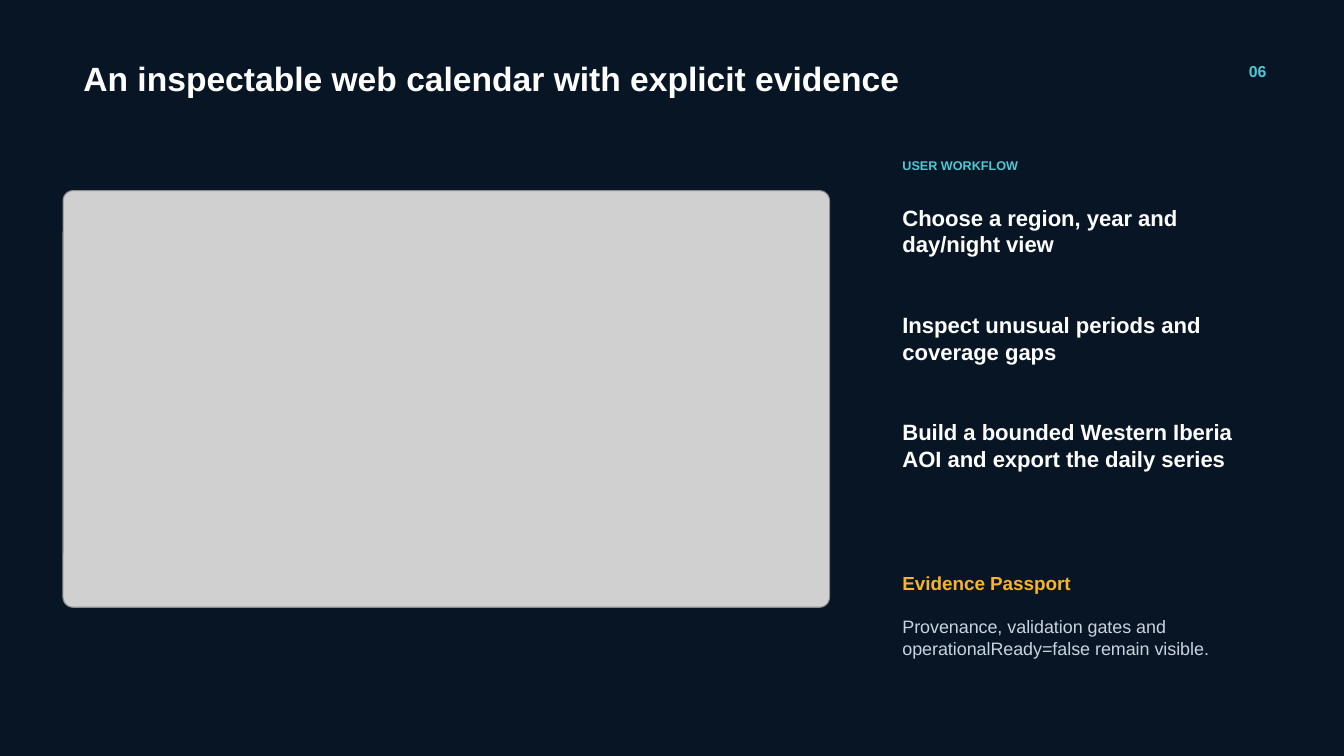
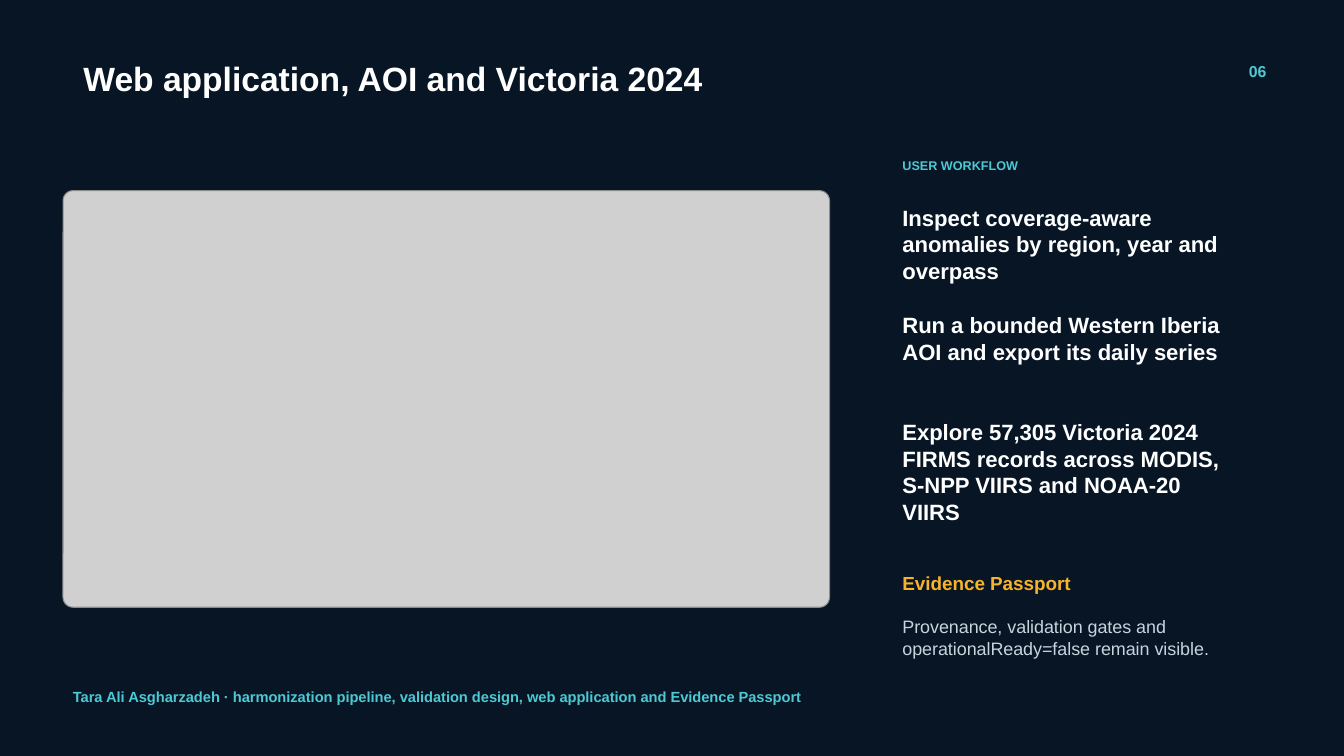
Before and after one commit to CSHub-Project/NASA-2026-QORVEX-Challenge-09, a slide deck: slide 6 of submission/demo/fyrora-space-apps-demo.pptx. Drawn at 1344x756 pixels with LibreOffice and Linux fonts; fonts in the diff are those of the drawing; grey boxes stand for pictures. Boxes give left, top, right and bottom in pixels: in the first picture for what was removed or moved away, otherwise in the second. Text is boxed around its words. In the diff, an @@ line names an element or a change of style, - is before the commit and + after.

```diff
--- a/submission/demo/fyrora-space-apps-demo.pptx
+++ b/submission/demo/fyrora-space-apps-demo.pptx
@@ text at <box>83,66,703,98</box>: text changed @@
-An inspectable web calendar with explicit evidence
+Web application, AOI and Victoria 2024
@@ text at <box>902,210,1218,284</box>: text changed @@
-Choose a region, year and day/night view
+Inspect coverage-aware anomalies by region, year and overpass
@@ text at <box>902,317,1220,365</box>: text changed @@
-Inspect unusual periods and coverage gaps
+Run a bounded Western Iberia AOI and export its daily series
@@ text at <box>902,424,1219,521</box>: text changed @@
-Build a bounded Western Iberia AOI and export the daily series
+Explore 57,305 Victoria 2024 FIRMS records across MODIS, S-NPP VIIRS and NOAA-20 VIIRS
@@ text added at <box>73,691,801,705</box>, 10.5 pt, text #4DC9D4, bold @@
+Tara Ali Asgharzadeh · harmonization pipeline, validation design, web application and Evidence Passport
```
Also in this commit, not shown: 6 other slides changed, 11 other files.
